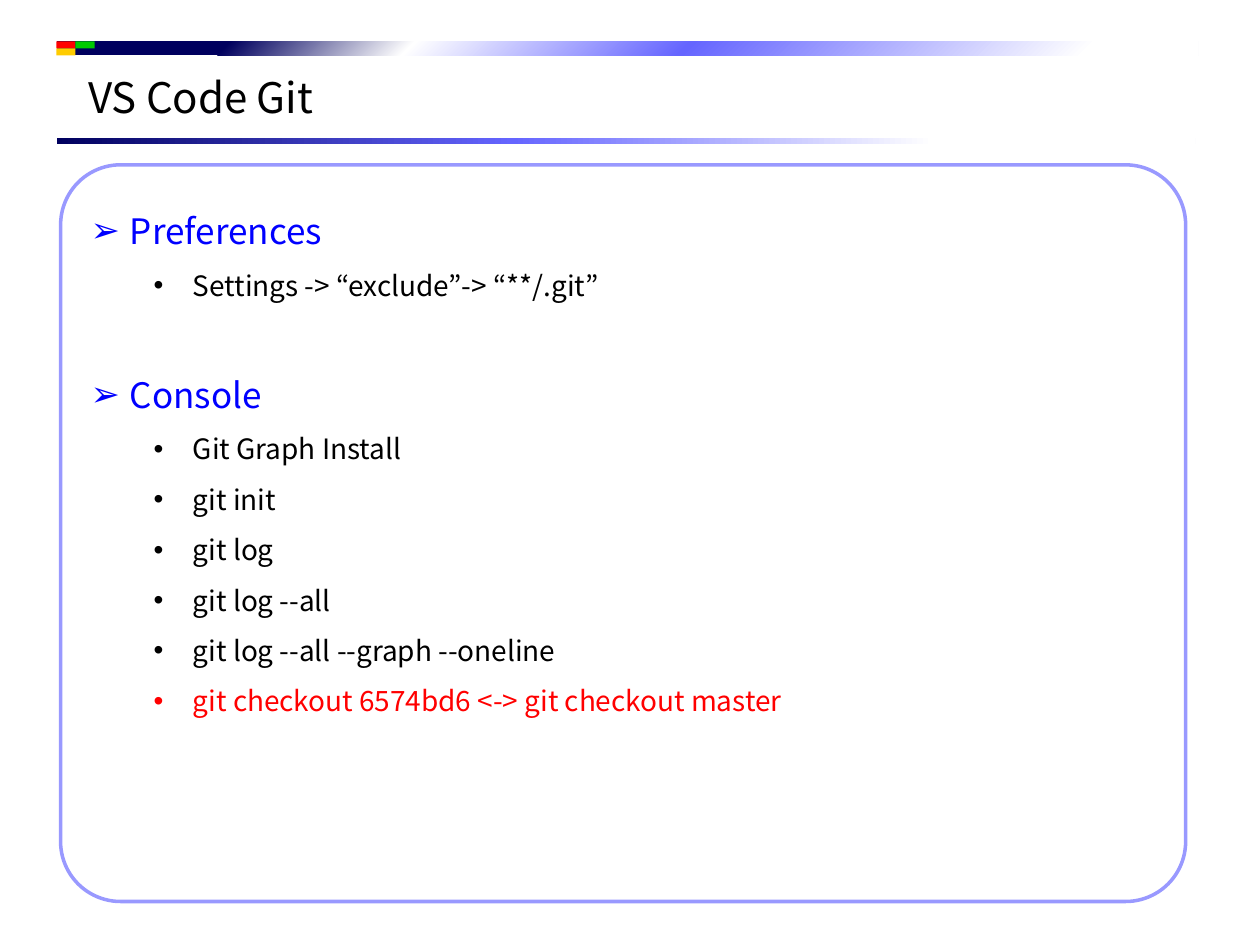
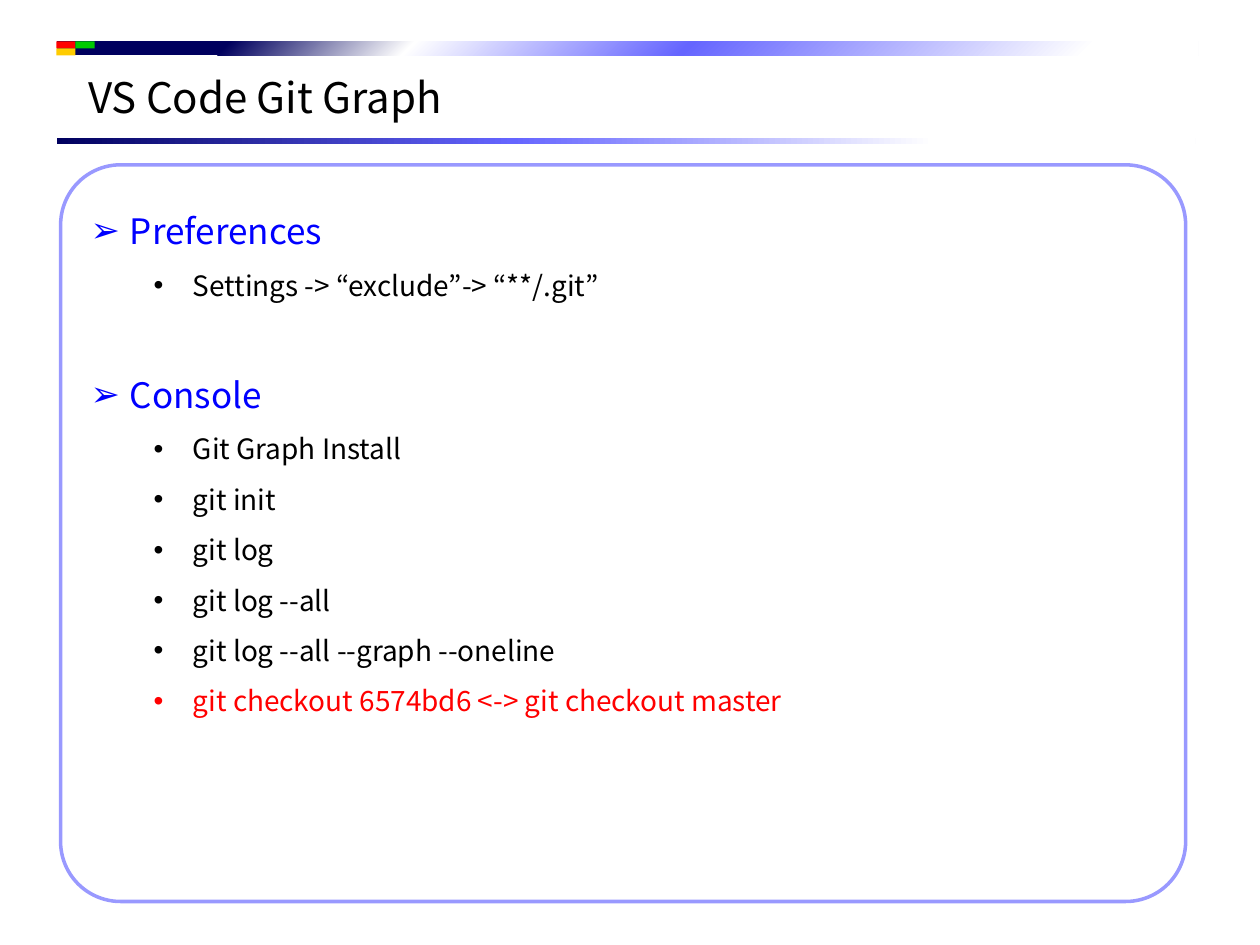
Before and after one commit to jsh-1235/Document, a slide deck: slide 26 of Git/Git 시작하기.pptx (slide 14 before the commit). Drawn at 1260x945 pixels with LibreOffice and Linux fonts; fonts in the diff are those of the drawing; background and template pictures are left out. Boxes give left, top, right and bottom in pixels: in the first picture for what was removed or moved away, otherwise in the second. Text is boxed around its words. In the diff, an @@ line names an element or a change of style, - is before the commit and + after.

```diff
--- a/Git/Git 시작하기.pptx
+++ b/Git/Git 시작하기.pptx
@@ text at bbox=[88, 79, 442, 123]: text changed @@
-VS Code Git
+VS Code Git Graph
```
Also in this commit, not shown: 7 other slides changed, 12 slides added, 1 slide removed.
